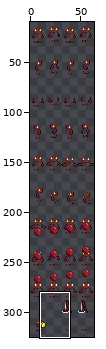
One commit to this sprite sheet: [LittleNPC] The Farmer's Children Art - Deluxe/assets/Characters/Male/Adoption/skin/4.png. Above, an overview of the earlier version with the close-up marked.
Close-up. Before the commit:
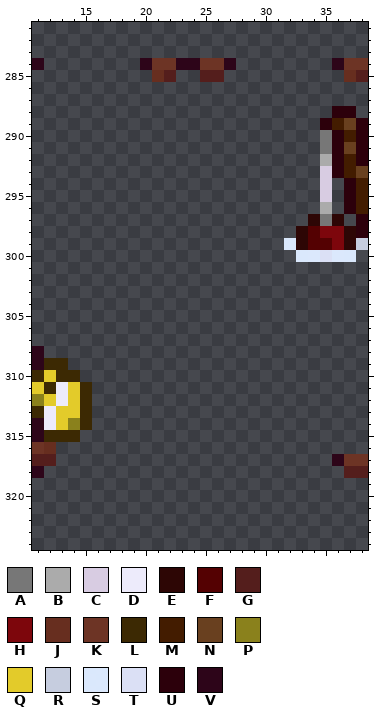
The file is 64x416 pixels. Colours within 5 levels of each other are drawn and written as one. Shown: x 11..38, y 281..324. The wide view leaves out empty margins. The commit also changed other parts of the picture, which this record leaves out.
Palette (. is transparent): A #777777  B #ababab  C #d8cce2  D #edebfb  E #2d0605  F #540102  G #541e1c  H #7d060c  J #672e1f  K #6d3425  L #3c2903  M #431c00  N #69401f  P #8a811c  Q #e3cb2a  R #c6cddf  S #ddebfffb  T #dbe0f5  U #2c000b  V #2d0519
Pixels before, first column x 11:
284 V........VKKVVKKV........VKK
285 ..........JG..GG..........JG
286 ............................
287 ............................
288 .........................UU.
289 ........................UMNU
290 ........................AUMU
291 ........................AUNU
292 ........................BUMU
293 ........................CUMN
294 ........................C.UM
295 ........................C.UM
296 ........................B.UM
297 .......................EAE.U
298 ......................EFHHEU
299 .....................SEFFHER
300 ......................SSTSS.
301 ............................
302 ............................
303 ............................
304 ............................
305 ............................
306 ............................
307 ............................
308 V...........................
309 VLL.........................
310 LQLL........................
311 QLDQL.......................
312 PQDQL.......................
313 LDQQL.......................
314 VDQPL.......................
315 VLLL........................
316 KJ..........................
317 GG.......................VKK
318 V.........................GG
After the commit:
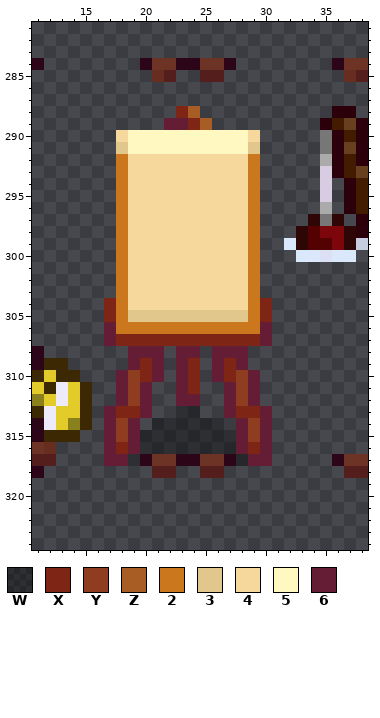
Colours new in this view: W #00000059  X #7f2515  Y #8e3d21  Z #a85d25  2 #cb771e  3 #e2c78c  4 #f6d89c  5 #fff8c1  6 #641d34
From old to new:
y 288: x 23..24 .. -> XZ
y 289: x 22..25 .... -> 66XZ
y 290: x 18..29 ............ -> 455555555554
y 291: x 18..29 ............ -> 355555555553
y 292..303: x 18..29 ............ -> 244444444442
y 304: x 17..30 .............. -> X244444444442X
y 305: x 17..30 .............. -> X233333333332X
y 306: x 17..30 .............. -> 62222222222226
y 307: x 17..30 .............. -> 6XXXXXXXXXXXX6
y 308: x 19..21 ... -> 666; x 23..24 .. -> 66; x 26..28 ... -> 666
y 309: x 19..21 ... -> 6X6; x 23..24 .. -> 6X; x 26..28 ... -> 6X6
y 310: x 18..21 .... -> 6YX6; x 23..24 .. -> 6X; x 26..29 .... -> 6XY6
y 311: x 18..20 ... -> 6Y6; x 23..24 .. -> 6X; x 27..29 ... -> 6Y6
y 312: x 18..20 ... -> 6Y6; x 23..24 .. -> 66; x 27..29 ... -> 6Y6
y 313: x 17..20 .... -> 6XX6; x 23..24 .. -> WW; x 27..30 .... -> 6XX6
y 314: x 17..19 ... -> 6Y6; x 21..26 ...... -> WWWWWW; x 28..30 ... -> 6Y6
y 315: x 17..30 .............. -> 6Y6WWWWWWWW6Y6
y 316: x 17..30 .............. -> 6X6WWWWWWWW6X6
y 317: x 17..30 .............. -> 66WVKKVVKKVW66
y 318: x 21..22 .. -> GG; x 25..26 .. -> GG
